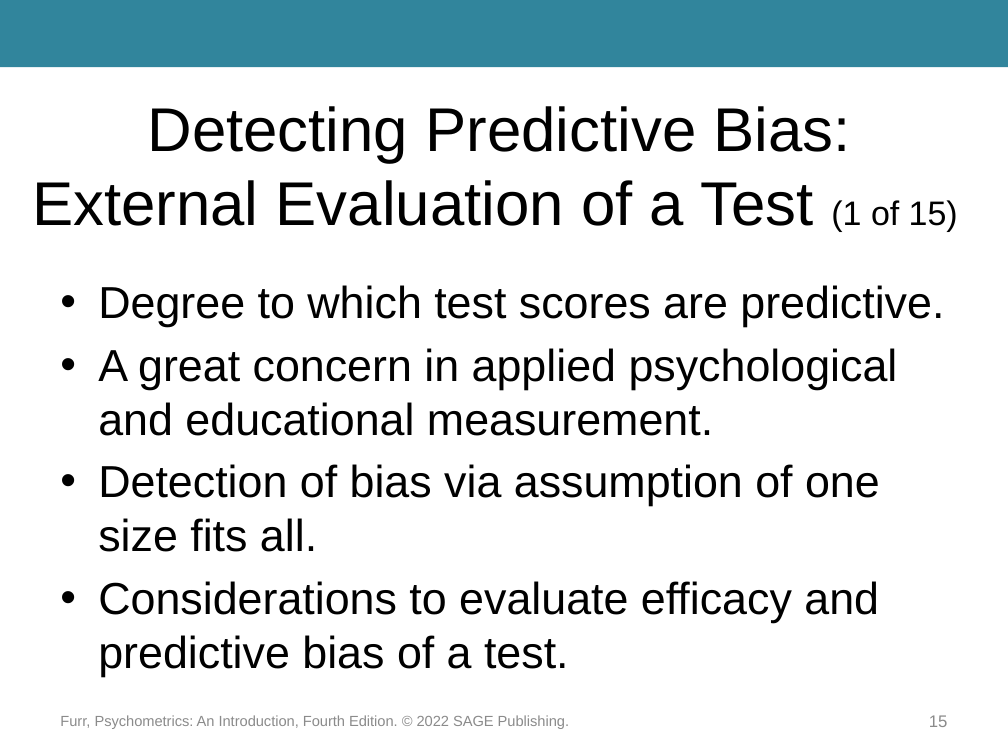
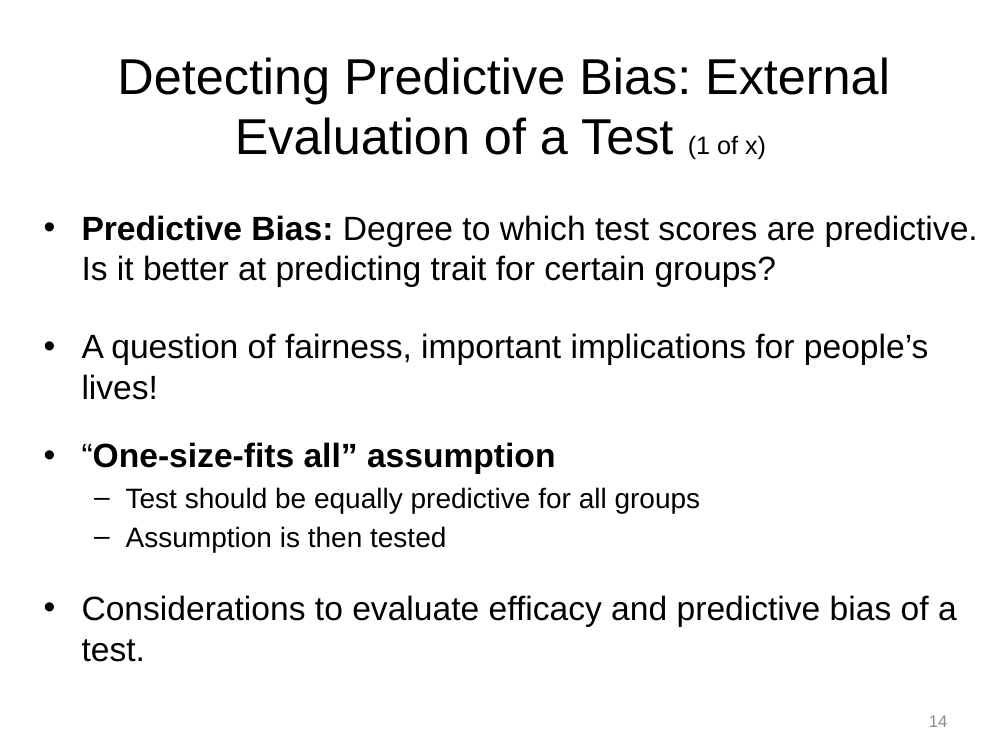
Before and after one commit to npm27/Teaching-Materials, a slide deck: slide 14 of Tests and Eval/Slides/Furr_4e_Ch11_Presentation.pptx (slide 15 before the commit). Drawn at 1008x756 pixels with LibreOffice and Linux fonts; fonts in the diff are those of the drawing. Boxes give left, top, right and bottom in pixels: in the first picture for what was removed or moved away, otherwise in the second. Text is boxed around its words. In the diff, an @@ line names an element or a change of style, - is before the commit and + after.

```diff
--- a/Tests and Eval/Slides/Furr_4e_Ch11_Presentation.pptx
+++ b/Tests and Eval/Slides/Furr_4e_Ch11_Presentation.pptx
@@ rectangle removed at (0,0,1008,68) @@
@@ title at (117,57,890,160): text changed; size 44.1 to 36 pt @@
-Detecting Predictive Bias: External Evaluation of a Test (1 of 15)
+Detecting Predictive Bias: External Evaluation of a Test (1 of x)
@@ text "Predictive Bias: Degree to which ...": place and size @@
-text "Predictive Bias: Degree to which ..." at (98,285,944,677)
+text "Predictive Bias: Degree to which ..." at (82,215,978,662)
@@ text at (82,215,978,552): text changed; size 32 to 24 pt @@
-• Degree to which test scores are predictive.
-• A great concern in applied psychological and educational measurement.
-• Detection of bias via assumption of one size fits all.
+• Predictive Bias: Degree to which test scores are predictive. Is it better at predicting trait for certain groups?
+• A question of fairness, important implications for people’s lives!
+• “One-size-fits all” assumption
+  – Test should be equally predictive for all groups
+  – Assumption is then tested
@@ text at (82,595,957,662): size 32 to 24 pt in "Considerations to evaluate efficacy and predictive bias ..."; less space between paragraphs @@
@@ text removed at (60,715,569,729) @@
-Furr, Psychometrics: An Introduction, Fourth Edition. © 2022 SAGE Publishing.
@@ page number at (929,715,948,727): text changed @@
-15
+14
```
Also in this commit, not shown: 22 other slides changed, 4 slides added, 12 slides removed, 6 other files.
